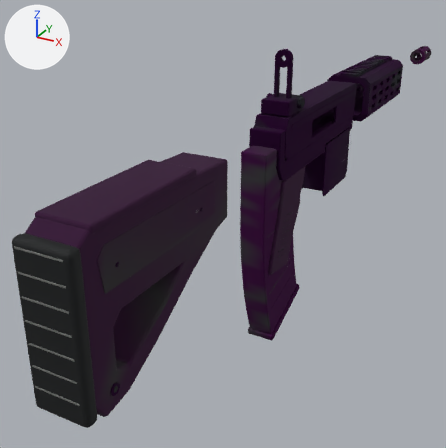
Before and after pictures for a commit that changed the glTF model packages/fps-client/src/viewmodel/assets/m4a1-details.glb.
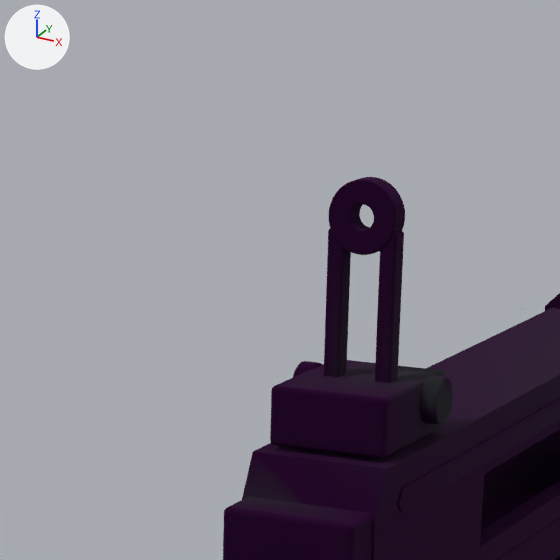
Each version appears first whole from a 50 mm lens placed at (0.205, -0.454, 0.145), pointed at (-0.039, -0.011, -0.077), and next in a close-up on the part from 44% to 74% of the width and 1% to 32% of the height. The lights are fixed; the arrows at upper left show +X, +Y and +Z. The last two pictures show the newer version. Where no turn or scale is listed for an object, it has been applied to the vertices. Vertices at exactly the same position are counted once.

The scene before the commit, as lines of its bpy script (objects in view):
```python
me_forged_magwell = bpy.data.meshes.new('Forged magwell')
me_forged_magwell.from_pydata(...)  # 10950 vertices, 21908 faces; spans x -0.024..0.024, y -0.243..0.337, z -0.081..0.073
me_forged_magwell.materials.append(mat_reference_anodized_aluminium)
ob_authored_magwell = bpy.data.objects.new('authored_magwell', me_forged_magwell)
ob_authored_magwell.location = (0.0, 0.0, 0.0)
```
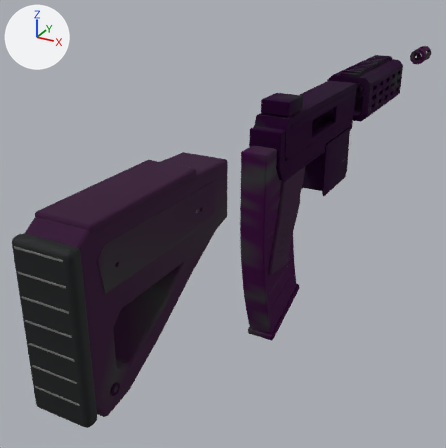
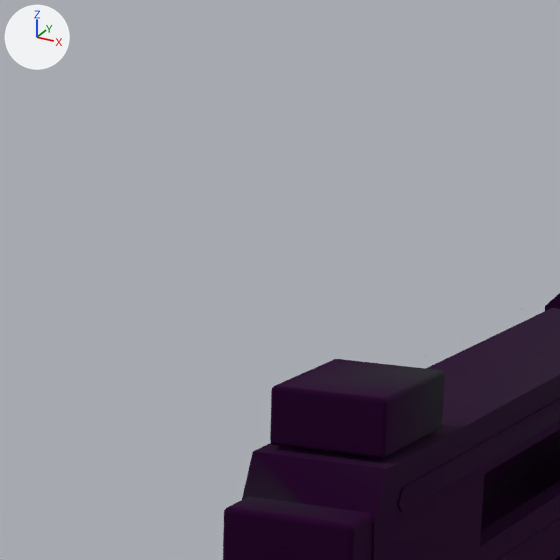
Boxes (x1, y1, x2, y2) around the edits, measured in the close-ups (560 x 560 px):
```json
{"object": "authored_magwell", "change": "reshaped", "before": [223, 177, 560, 560], "after": [223, 293, 560, 560]}
{"part": 1, "of": "me_forged_magwell", "change": "deleted", "before": [329, 177, 405, 255]}
{"part": 2, "of": "me_forged_magwell", "change": "deleted", "before": [293, 361, 322, 377], "on screen": "mostly hidden"}
{"part": 3, "of": "me_forged_magwell", "change": "deleted", "before": [419, 375, 453, 425]}
{"part": 4, "of": "me_forged_magwell", "change": "deleted", "before": [375, 231, 404, 383]}
{"part": 5, "of": "me_forged_magwell", "change": "deleted", "before": [324, 229, 351, 377]}
```

Edits to the scene script, one JSON object a line:
```json
{"block": "me_forged_magwell", "where": "# used by ob_authored_magwell; location = (0.0, 0.0, 0.0)"}
{"op": "remove", "block": "me_forged_magwell", "code": "me_forged_magwell.from_pydata(...)  # 10950 vertices, 21908 faces; spans x -0.024..0.024, y -0.243..0.337, z -0.081..0.073"}
{"op": "add", "block": "me_forged_magwell", "code": "me_forged_magwell.from_pydata(...)  # 9542 vertices, 19108 faces; spans x -0.024..0.024, y -0.243..0.337, z -0.081..0.034"}
{"block": "me_forged_magwell", "change": "me_forged_magwell part 1: the loose piece of 704 vertices spanning x -0.007..0.007, y 0.02..0.024, z 0.059..0.073 is deleted"}
{"block": "me_forged_magwell", "change": "me_forged_magwell part 2: the loose piece of 256 vertices spanning x -0.016..-0.012, y 0.023..0.033, z 0.025..0.035 is deleted"}
{"block": "me_forged_magwell", "change": "me_forged_magwell part 3: the loose piece of 256 vertices spanning x 0.012..0.016, y 0.023..0.033, z 0.025..0.035 is deleted"}
{"block": "me_forged_magwell", "change": "me_forged_magwell part 4: the loose piece of 96 vertices spanning x 0.004..0.007, y 0.02..0.024, z 0.034..0.064 is deleted"}
{"block": "me_forged_magwell", "change": "me_forged_magwell part 5: the loose piece of 96 vertices spanning x -0.007..-0.004, y 0.02..0.024, z 0.034..0.064 is deleted"}
```
